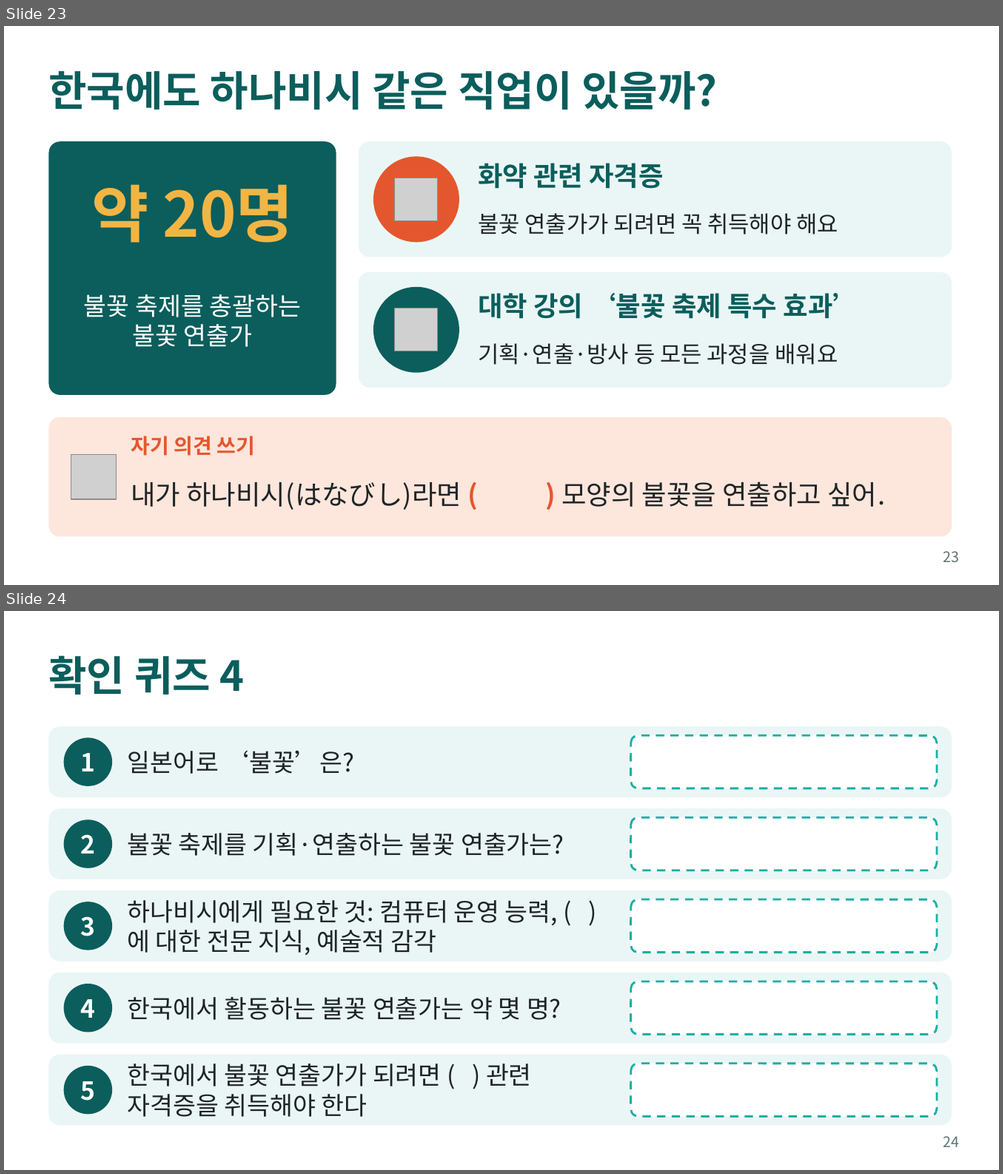
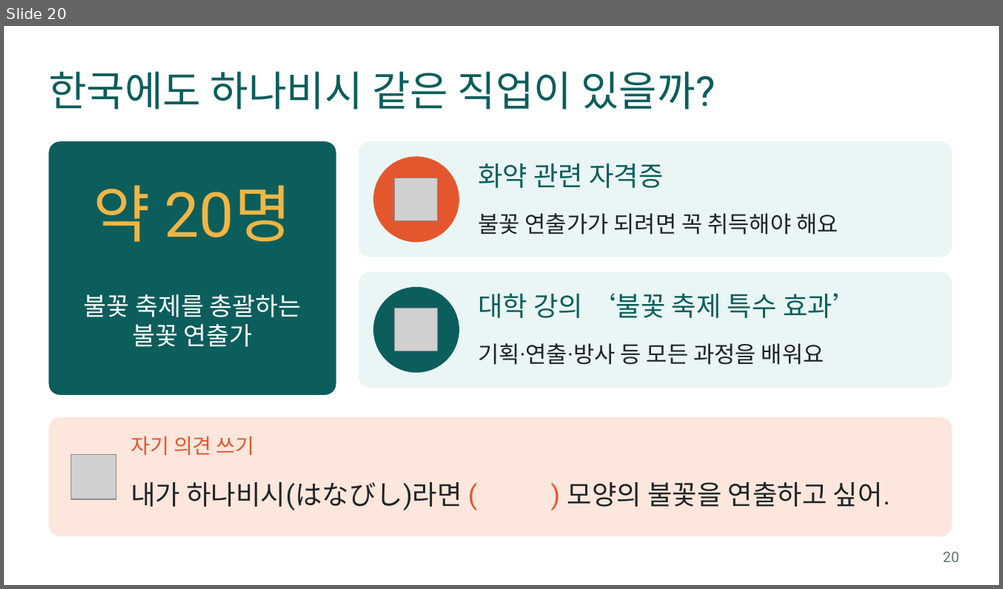
Before and after one commit to choeetururira/japanese, a slide deck: 일본문화광장_수업.pptx. Shown one above the other, each under a label of ours: slides 23 and 24 before the commit, slide 20 after it. The pictures are 1003x1174 and 1003x589 pixels, drawn with LibreOffice and Linux fonts; fonts in the diff are those of the drawing; grey boxes stand for pictures. Boxes give left, top, right and bottom in pixels: in the first picture for what was removed or moved away, otherwise in the second. Text is boxed around its words. In the diff, an @@ line names an element or a change of style, - is before the commit and + after.

```diff
--- a/일본문화광장_수업.pptx
+++ b/일본문화광장_수업.pptx
@@ slide 24 removed at bbox=[4, 611, 999, 1170], background #FFFFFF @@
@@ title removed at bbox=[48, 655, 244, 695] @@
-확인 퀴즈 4
@@ rounded rectangle removed at bbox=[48, 726, 951, 797] @@
@@ ellipse removed at bbox=[64, 738, 112, 786] @@
@@ rounded rectangle removed at bbox=[631, 735, 936, 789] @@
@@ text removed at bbox=[80, 753, 95, 772] @@
-1
@@ text removed at bbox=[127, 750, 355, 774] @@
-일본어로 ‘불꽃’은?
@@ rounded rectangle removed at bbox=[48, 809, 951, 880] @@
@@ ellipse removed at bbox=[64, 820, 112, 869] @@
@@ rounded rectangle removed at bbox=[631, 817, 936, 871] @@
@@ text removed at bbox=[80, 834, 95, 854] @@
-2
@@ text removed at bbox=[127, 833, 564, 856] @@
-불꽃 축제를 기획·연출하는 불꽃 연출가는?
@@ rounded rectangle removed at bbox=[48, 891, 951, 962] @@
@@ ellipse removed at bbox=[64, 902, 112, 951] @@
@@ text removed at bbox=[80, 917, 95, 937] @@
-3
@@ text removed at bbox=[127, 900, 558, 955] @@
-하나비시에게 필요한 것: 컴퓨터 운영 능력, ( )에 대한 전문 지식, 예술적 감각
@@ rounded rectangle removed at bbox=[631, 900, 936, 953] @@
@@ rounded rectangle removed at bbox=[48, 973, 951, 1044] @@
@@ ellipse removed at bbox=[64, 984, 112, 1033] @@
@@ rounded rectangle removed at bbox=[631, 982, 936, 1035] @@
@@ text removed at bbox=[80, 999, 95, 1018] @@
-4
@@ text removed at bbox=[127, 997, 561, 1020] @@
-한국에서 활동하는 불꽃 연출가는 약 몇 명?
@@ rounded rectangle removed at bbox=[48, 1055, 951, 1126] @@
@@ ellipse removed at bbox=[64, 1066, 112, 1115] @@
@@ text removed at bbox=[127, 1064, 532, 1117] @@
-한국에서 불꽃 연출가가 되려면 ( ) 관련 자격증을 취득해야 한다
@@ rounded rectangle removed at bbox=[631, 1064, 936, 1117] @@
@@ text removed at bbox=[80, 1082, 95, 1101] @@
-5
@@ page number removed at bbox=[943, 1136, 959, 1147] @@
-24
@@ what was slide 23 is now slide 20 @@
@@ slide 20 changed as well @@
@@ text "기획·연출·방사 등 모든 과정을 배워요" at bbox=[478, 343, 824, 365]: font Noto Sans CJK KR to Roboto @@
@@ font Noto Sans CJK KR to Roboto, bold off in 5 elements at bbox=[48, 71, 715, 110], bbox=[94, 185, 292, 242], bbox=[478, 164, 663, 188], bbox=[478, 293, 859, 318], bbox=[131, 437, 255, 455] @@
@@ text "내가 하나비시(はなびし)라면 ( ) 모양의 ..." at bbox=[131, 482, 890, 511]: font Noto Sans CJK KR to Roboto in "내가 하나비시(はなびし)라면 ( ) 모양의 불꽃을 연출하고 ..."; bold off in "( )" @@
@@ page number at bbox=[942, 552, 959, 562]: text changed; font Noto Sans CJK KR to Roboto @@
-23
+20
```
Also in this commit, not shown: 22 other slides changed, 3 other slides removed, 1 other file.
